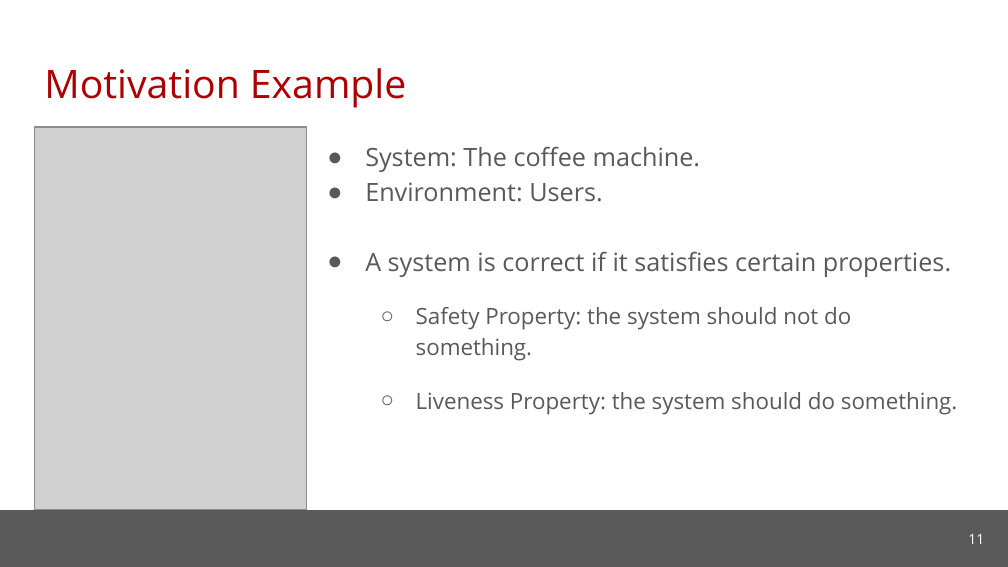
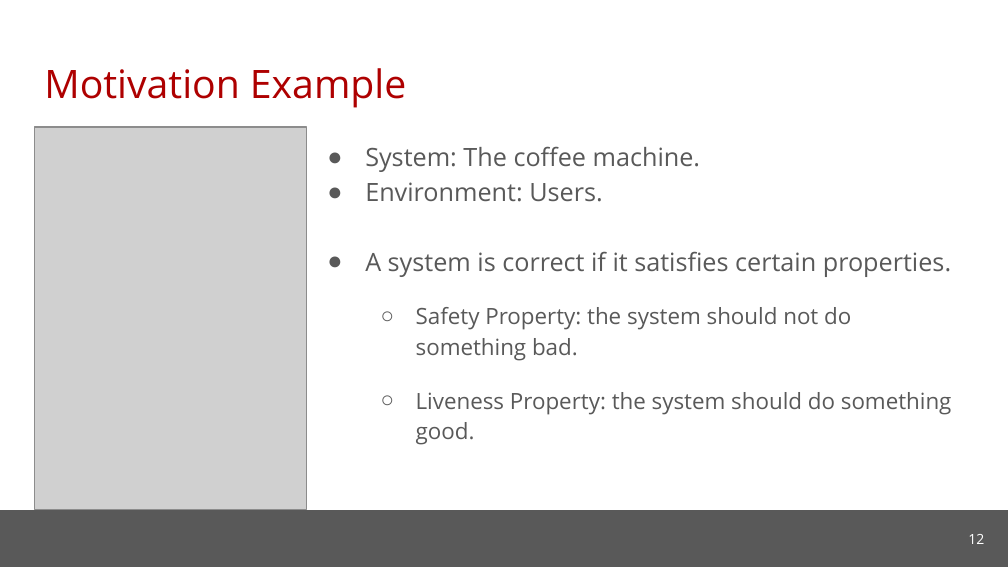
Before and after one commit to cmu-soda/Robustness, a slide deck: slide 12 of Robustness-SSSG.pptx (slide 11 before the commit). Drawn at 1008x567 pixels with LibreOffice and Linux fonts; fonts in the diff are those of the drawing; grey boxes stand for pictures; background and template pictures are left out. Boxes give left, top, right and bottom in pixels: in the first picture for what was removed or moved away, otherwise in the second. Text is boxed around its words. In the diff, an @@ line names an element or a change of style, - is before the commit and + after.

```diff
--- a/Robustness-SSSG.pptx
+++ b/Robustness-SSSG.pptx
@@ text at <box>416,307,952,445</box>: text changed @@
-  ○ Safety Property: the system should not do something.
-  ○ Liveness Property: the system should do something.
+  ○ Safety Property: the system should not do something bad.
+  ○ Liveness Property: the system should do something good.
@@ page number at <box>968,534,984,544</box>: text changed @@
-11
+12
```
Also in this commit, not shown: 18 other slides changed, 9 slides added, 13 slides removed.
